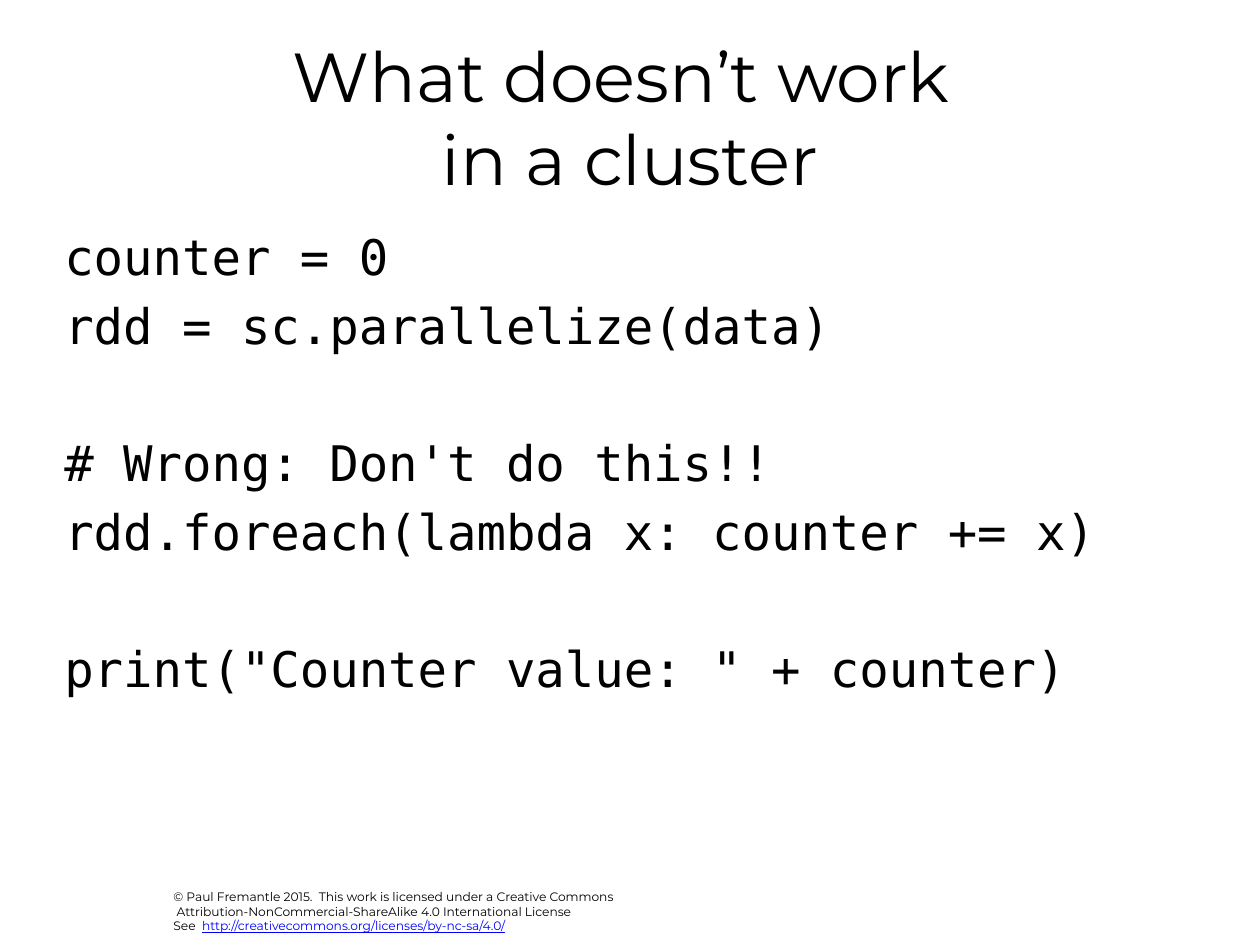
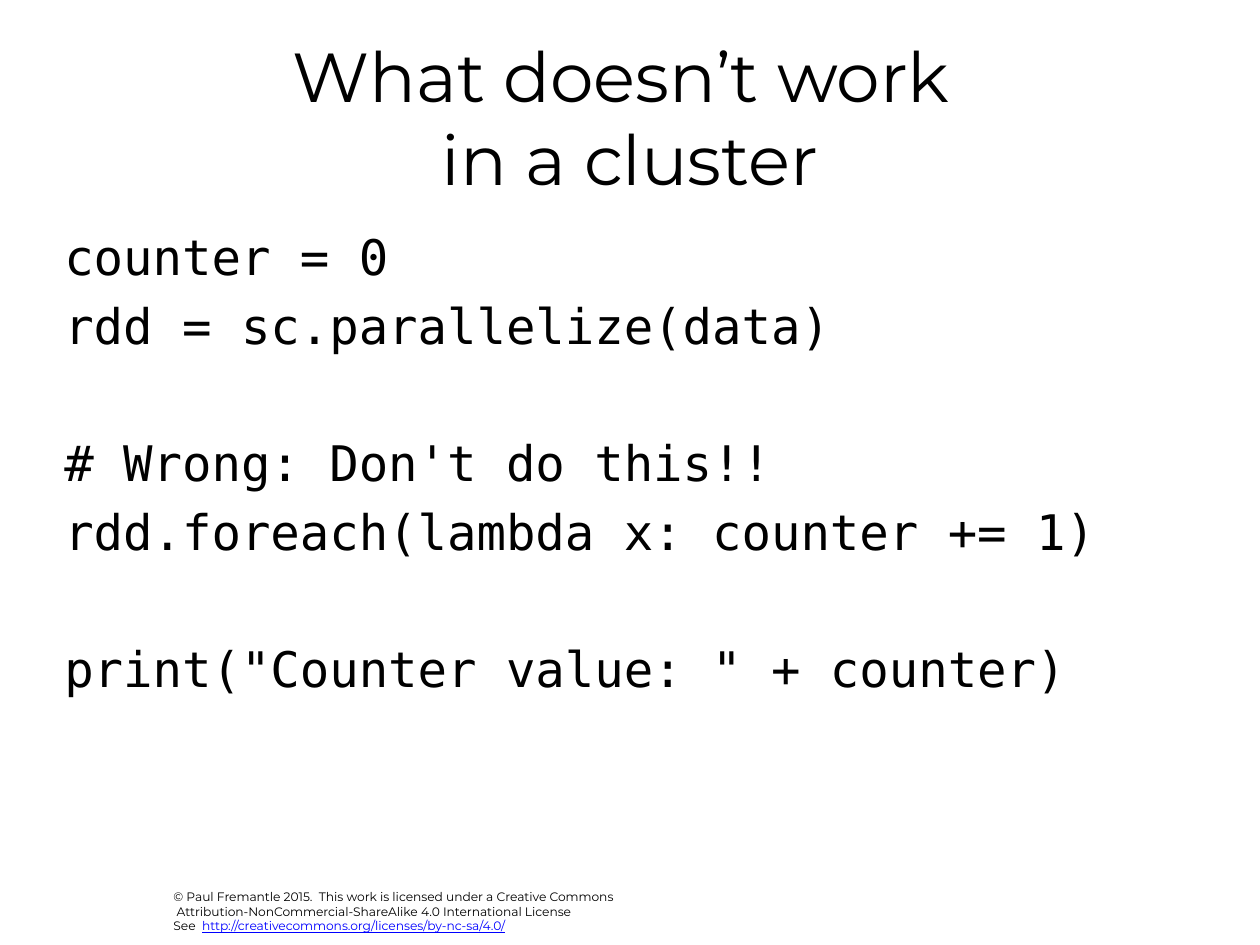
Before and after one commit to julieweeds/BigData, a slide deck: slide 31 of pres-source/03-spark.pptx (slide 29 before the commit). Drawn at 1260x945 pixels with LibreOffice and Linux fonts; fonts in the diff are those of the drawing; background and template pictures are left out. Boxes give left, top, right and bottom in pixels: in the first picture for what was removed or moved away, otherwise in the second. Text is boxed around its words. In the diff, an @@ line names an element or a change of style, - is before the commit and + after.

```diff
--- a/pres-source/03-spark.pptx
+++ b/pres-source/03-spark.pptx
@@ text at (64,512,1095,557): text changed @@
-rdd.foreach(lambda x: counter += x)
+rdd.foreach(lambda x: counter += 1)
```
Also in this commit, not shown: 9 other slides changed, 3 slides added, 1 slide removed, 3 other files.
